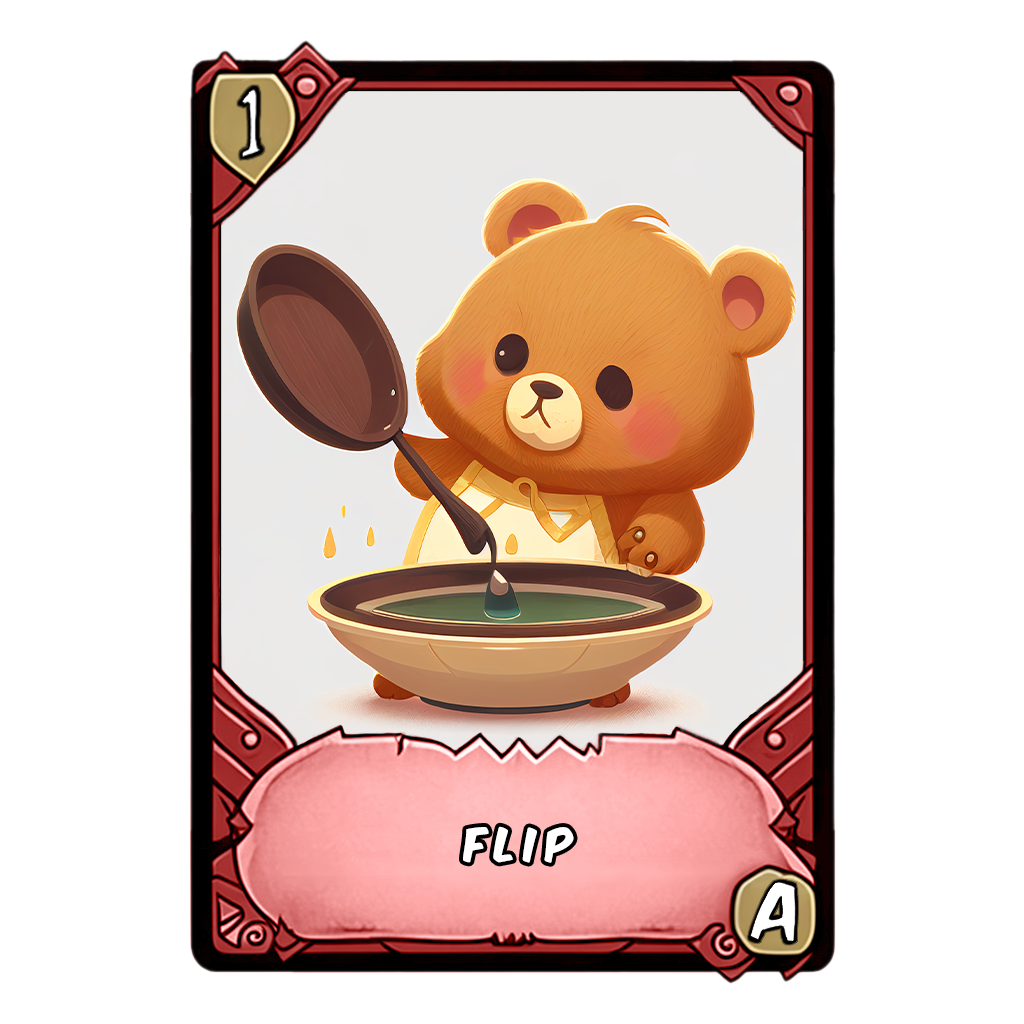
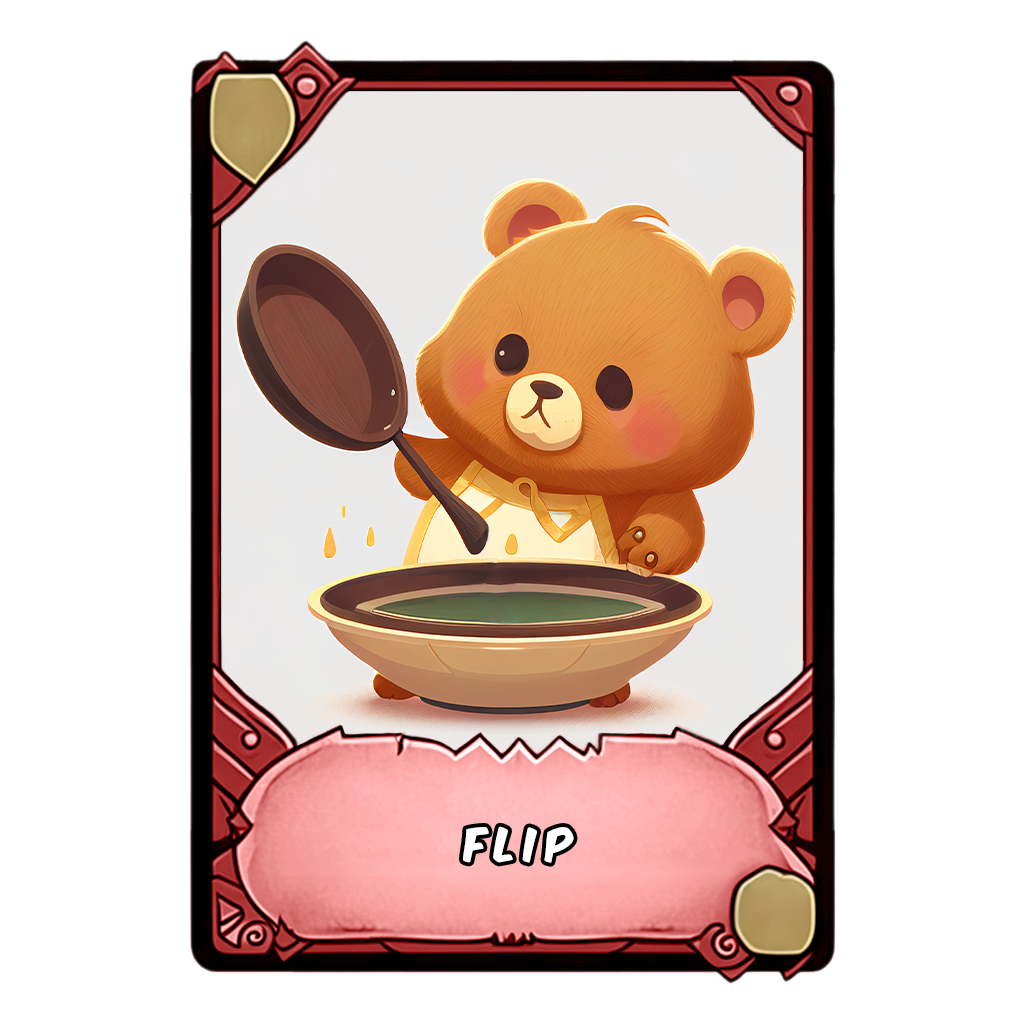
Two versions of the same layered image (1024 × 1024). Layer-by-layer changes:
removed layer "Grade A" over [746, 878, 799, 946]
removed layer "flip_6594c870-1ccd-4593-844f-70b717971b16" over [236, 84, 522, 622]
renamed "Num 8" to "flip_6594c870-1ccd-4593-844f-70b717971b16 copy", showed it, moved it above "Layer 6", painted on it over [236, 84, 522, 622]
removed layer "Num 1" over [236, 84, 266, 162]
